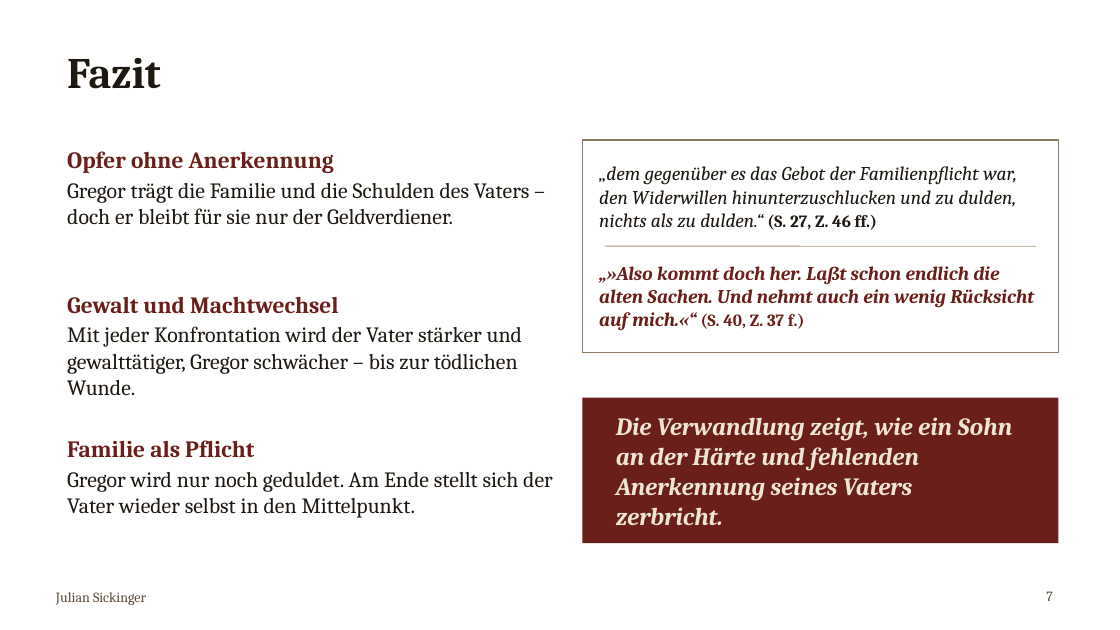
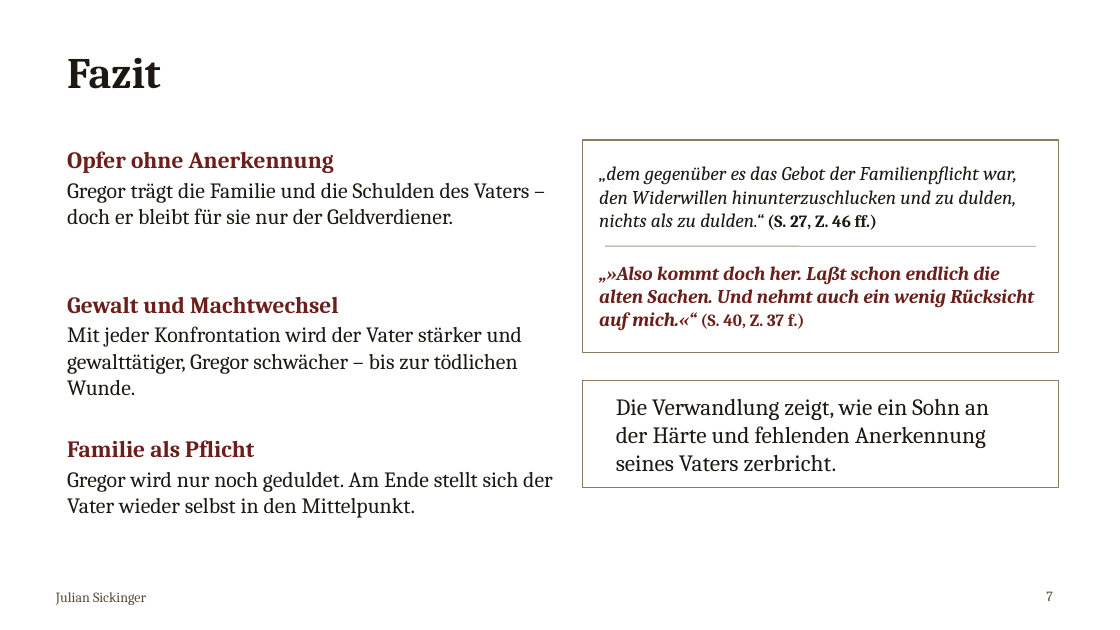
Before and after one commit to Julian-1709/-pr-sentation, a slide deck: slide 7 of Vater-Sohn-Beziehung.pptx. Drawn at 1120x630 pixels with LibreOffice and Linux fonts; fonts in the diff are those of the drawing; background and template pictures are left out. Boxes give left, top, right and bottom in pixels: in the first picture for what was removed or moved away, otherwise in the second. Text is boxed around its words. In the diff, an @@ line names an element or a change of style, - is before the commit and + after.

```diff
--- a/Vater-Sohn-Beziehung.pptx
+++ b/Vater-Sohn-Beziehung.pptx
@@ rectangle: place and size @@
-rectangle at [582, 398, 1058, 543]
+rectangle at [582, 381, 1058, 487]
@@ rectangle at [582, 381, 1058, 487]: fill #6B1F1A to #FFFFFF at 65% opacity; outline none to #8C7A5E 0.75 pt @@
@@ text "Die Verwandlung zeigt, wie ein ...": place and size @@
-text "Die Verwandlung zeigt, wie ein ..." at [616, 417, 1013, 525]
+text "Die Verwandlung zeigt, wie ein ..." at [616, 399, 989, 472]
@@ text "Die Verwandlung zeigt, wie ein ..." at [616, 399, 989, 472]: size 16 to 15 pt, text colour #EDE5D3 to #1E1812, bold off, italic off @@
```
Also in this commit, not shown: 1 other file.
